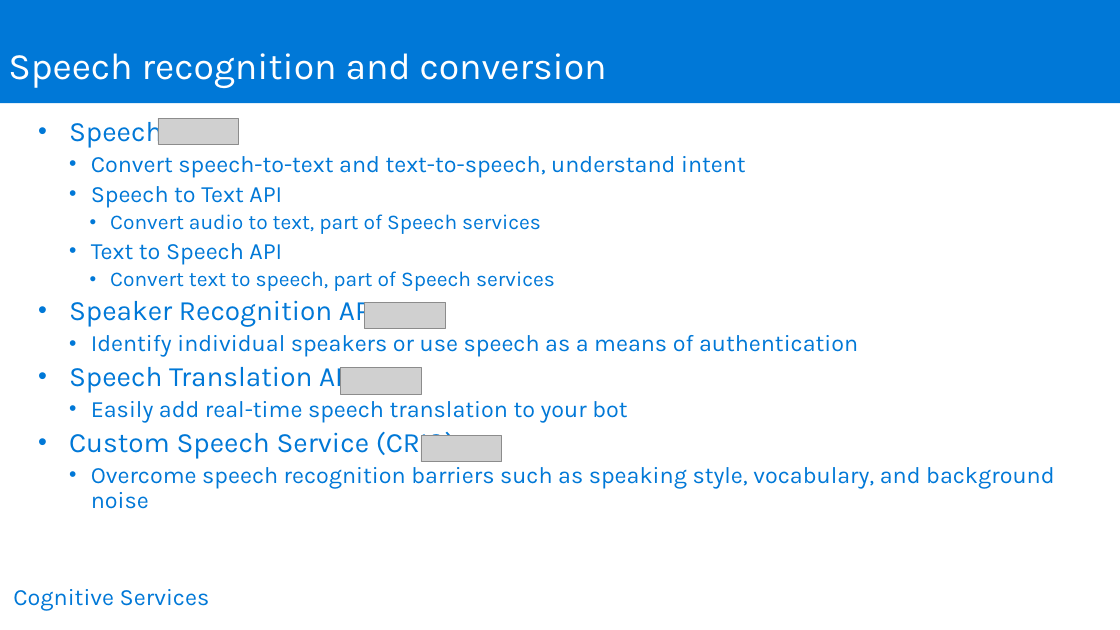
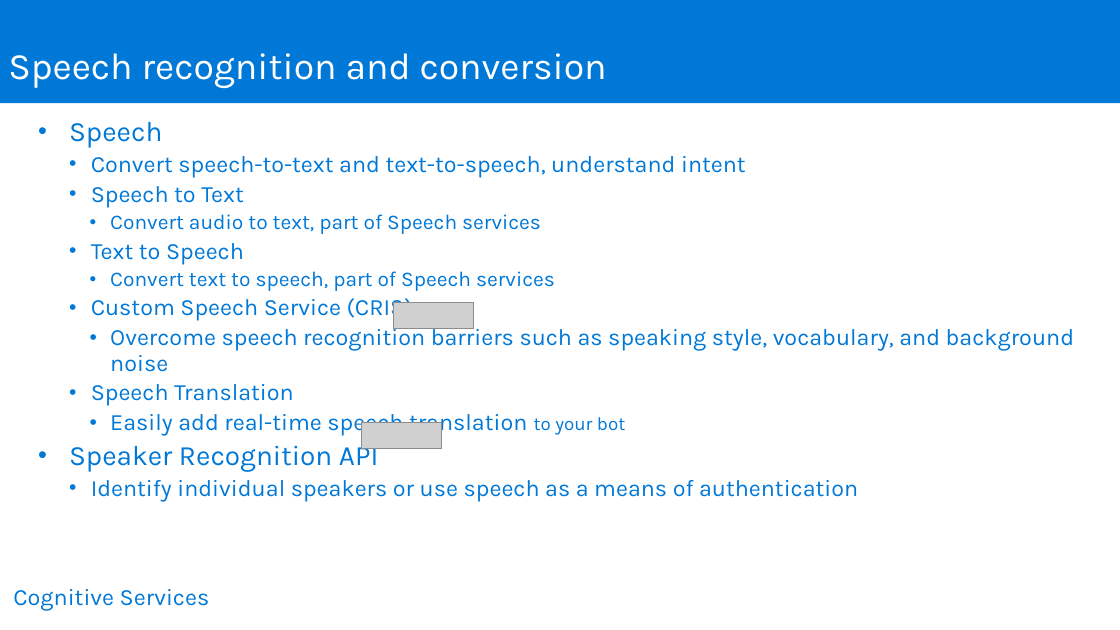
Before and after one commit to joeax/LearnAI-DesigningandArchitectingIntelligentAgents, a slide deck: slide 8 of 05-cognitive_services/resources/slides/IntelligentAgent_05_CognitiveServices_Instructor.pptx. Drawn at 1120x630 pixels with LibreOffice and Linux fonts; fonts in the diff are those of the drawing; grey boxes stand for pictures; background and template pictures are left out. Boxes give left, top, right and bottom in pixels: in the first picture for what was removed or moved away, otherwise in the second. Text is boxed around its words. In the diff, an @@ line names an element or a change of style, - is before the commit and + after.

Commit message:
updating 01 04 and 05 ppt slides

```diff
--- a/05-cognitive_services/resources/slides/IntelligentAgent_05_CognitiveServices_Instructor.pptx
+++ b/05-cognitive_services/resources/slides/IntelligentAgent_05_CognitiveServices_Instructor.pptx
@@ picture removed at (158, 118, 239, 145) @@
@@ text at (91, 186, 244, 207): text changed @@
-  • Speech to Text API
+  • Speech to Text
@@ text at (91, 243, 244, 264): text changed @@
-  • Text to Speech API
+  • Text to Speech
@@ text at (91, 298, 1074, 436): paragraphs added @@
+  • Custom Speech Service (CRIS)
+    • Overcome speech recognition barriers such as speaking style, vocabulary, and background noise
+  • Speech Translation
+    • Easily add real-time speech translation to your bot
@@ picture: place and size @@
-picture at (365, 302, 445, 329)
+picture at (393, 302, 474, 329)
@@ text at (69, 361, 1054, 509): paragraphs removed @@
-• Speech Translation API
-  • Easily add real-time speech translation to your bot
-• Custom Speech Service (CRIS)
-  • Overcome speech recognition barriers such as speaking style, vocabulary, and background noise
@@ picture removed at (340, 368, 421, 394) @@
@@ picture: place and size @@
-picture at (421, 436, 502, 462)
+picture at (361, 423, 442, 449)
```
Also in this commit, not shown: 8 other slides changed, 1 slide added, 9 slides removed, 2 other files.
